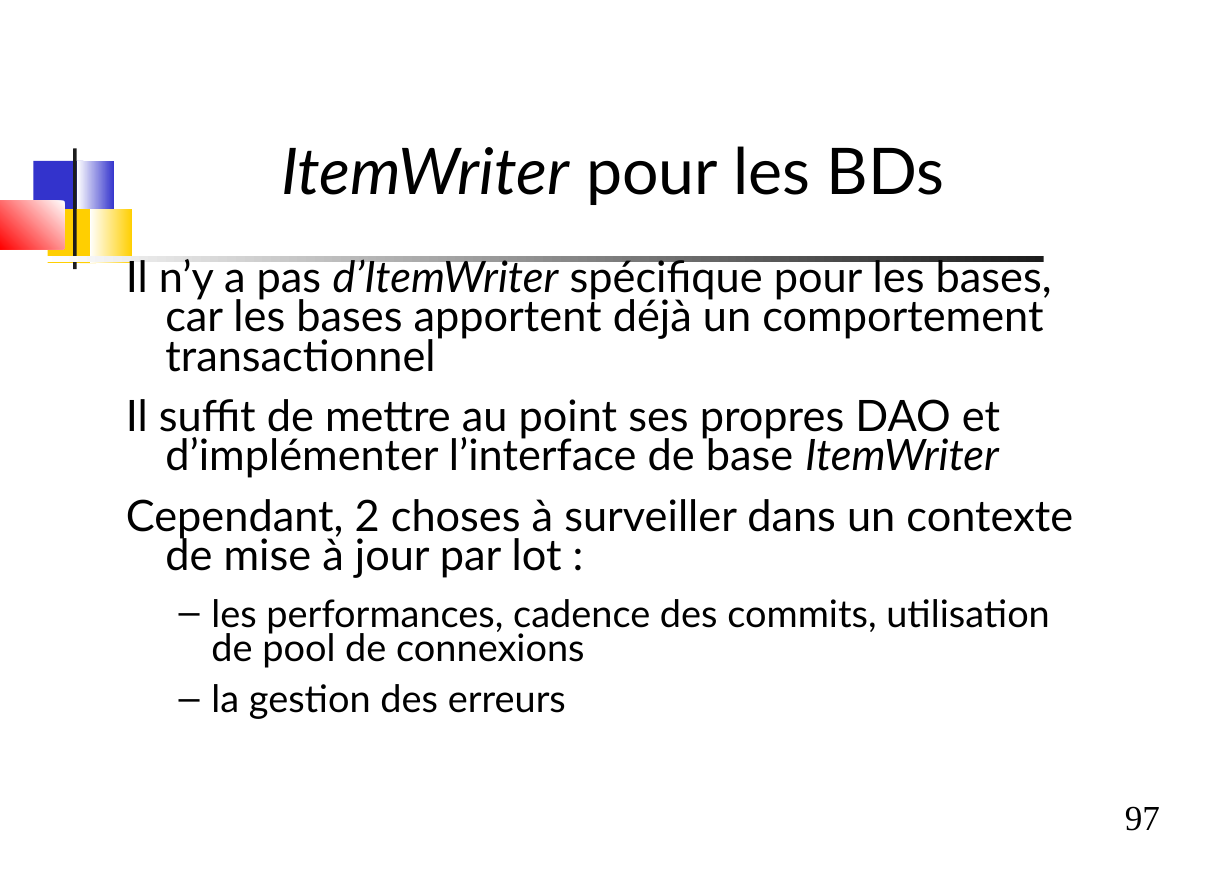
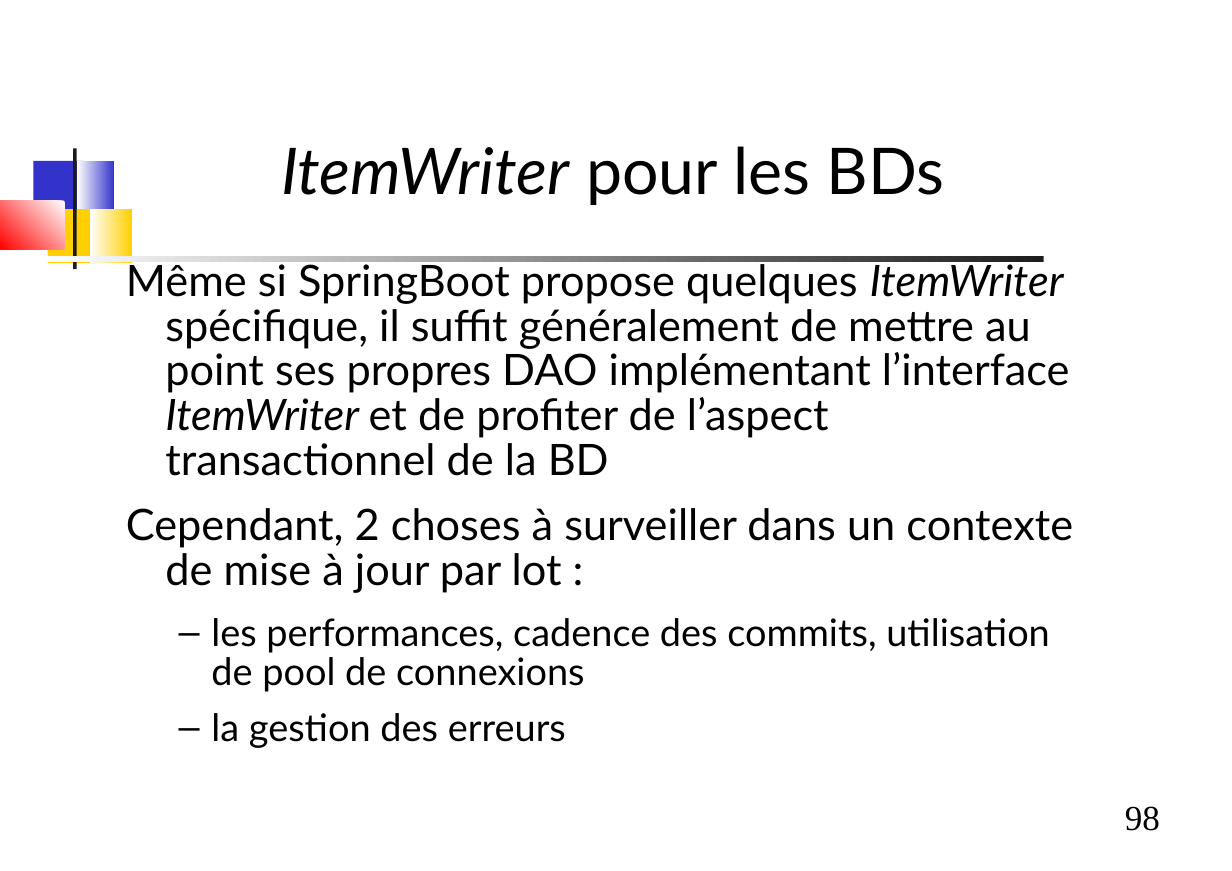
Before and after one commit to dthibau/springbatch, a slide deck: slide 98 of SpringBatch.odp (slide 97 before the commit). Drawn at 1232x871 pixels with LibreOffice and Linux fonts; fonts in the diff are those of the drawing. Boxes give left, top, right and bottom in pixels: in the first picture for what was removed or moved away, otherwise in the second. Text is boxed around its words. In the diff, an @@ line names an element or a change of style, - is before the commit and + after.

```diff
--- a/SpringBatch.odp
+++ b/SpringBatch.odp
@@ text at <box>126,259,1070,476</box>: text changed @@
-Il n’y a pas d’ItemWriter spécifique pour les bases, car les bases apportent déjà un comportement transactionnel
-Il suffit de mettre au point ses propres DAO et d’implémenter l’interface de base ItemWriter
+Même si SpringBoot propose quelques ItemWriter spécifique, il suffit généralement de mettre au point ses propres DAO implémentant l’interface ItemWriter et de profiter de l’aspect transactionnel de la BD
@@ text at <box>126,508,1073,748</box>: line spacing 0.76 to 0.86 @@
@@ page number at <box>1125,806,1160,831</box>: text changed @@
-97
+98
```
Also in this commit, not shown: 21 other slides changed, 2 slides added, 4 slides removed, 9 other files.
